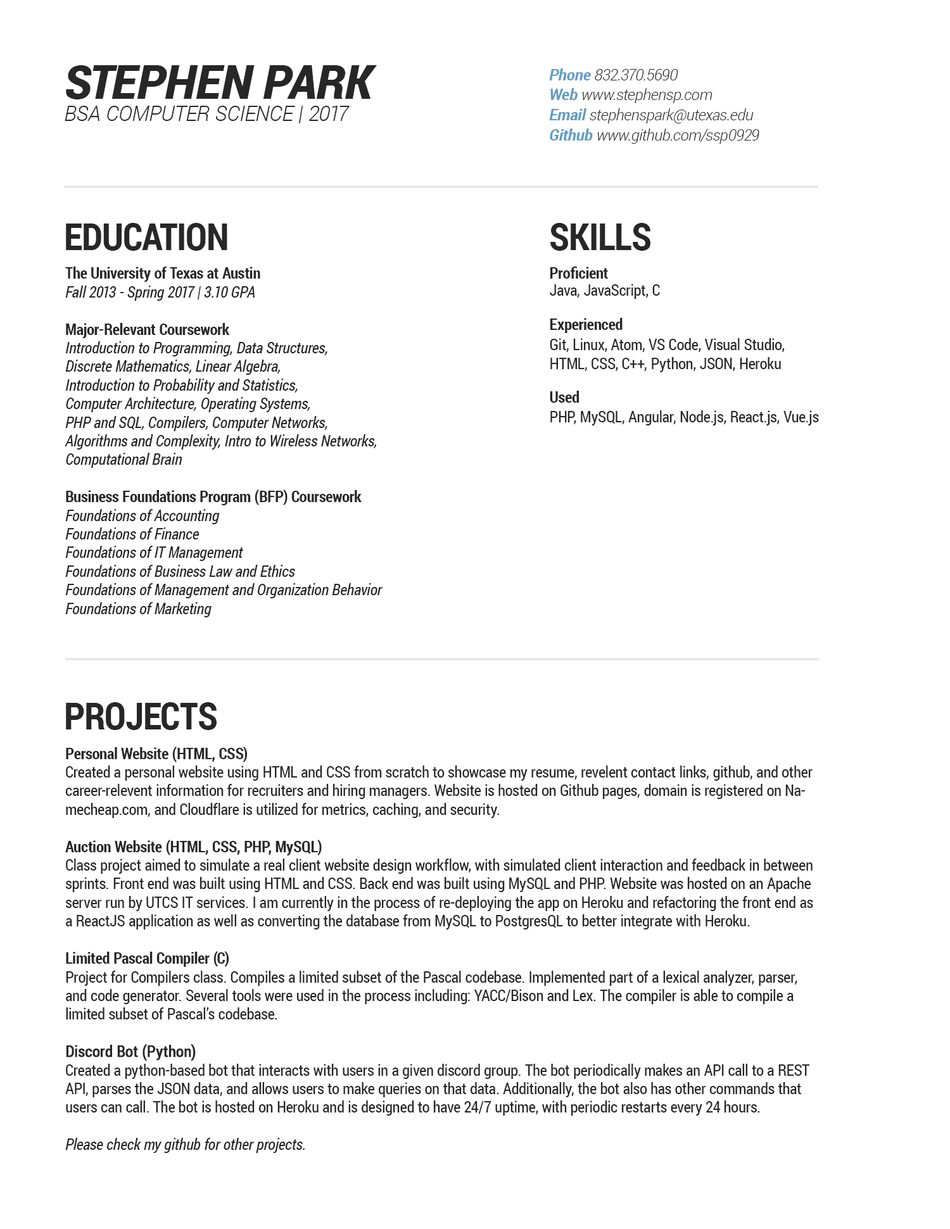
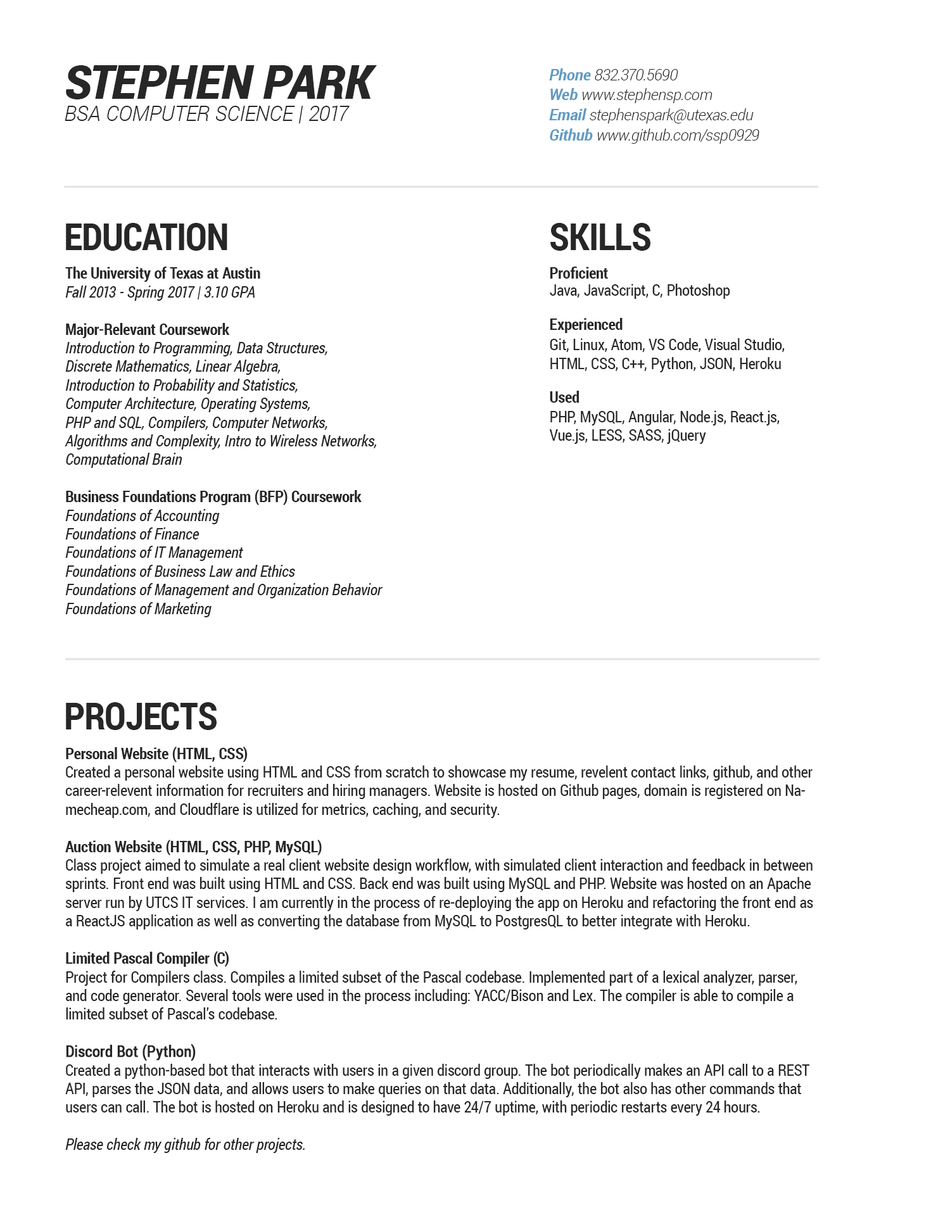
Layers edited between the first and the second 950×1229 image:
renamed "PHP, MySQL, Angular, Node.js, React.js, Vue.js" to "PHP, MySQL, Angular, Node.js, React.js, Vue.js, LESS, SASS, jQu", painted on it over [549, 410, 819, 444]
renamed "Java, JavaScript, C" to "Java, JavaScript, C, Photoshop", painted on it over [659, 283, 731, 299]
